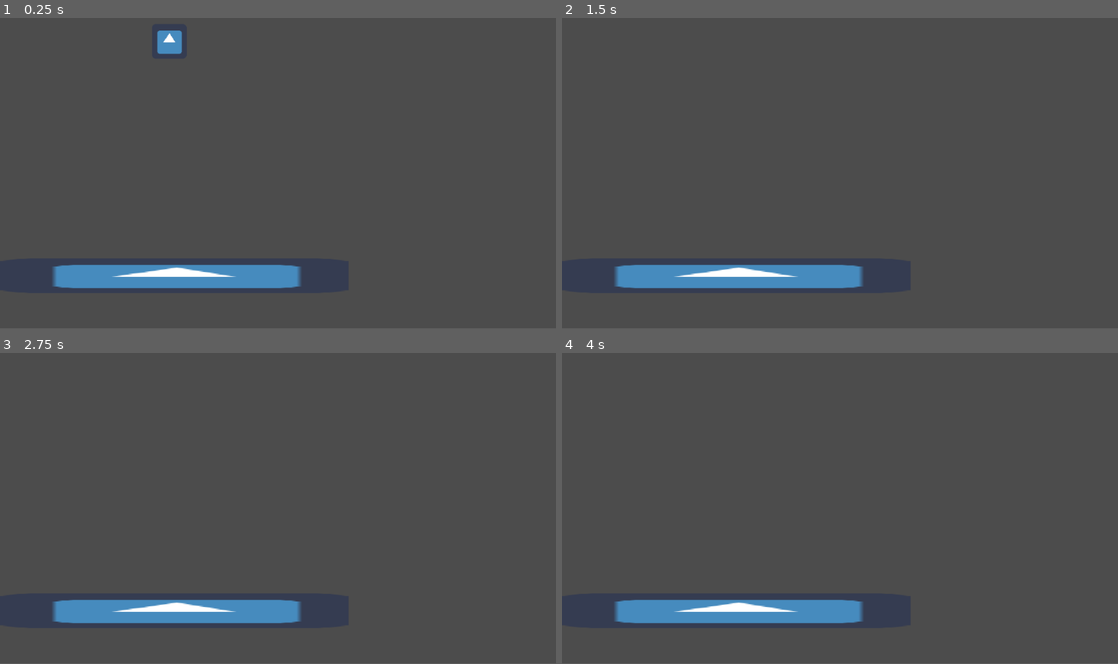
Above: before the commit, frames 1-4 (two rows, left to right).
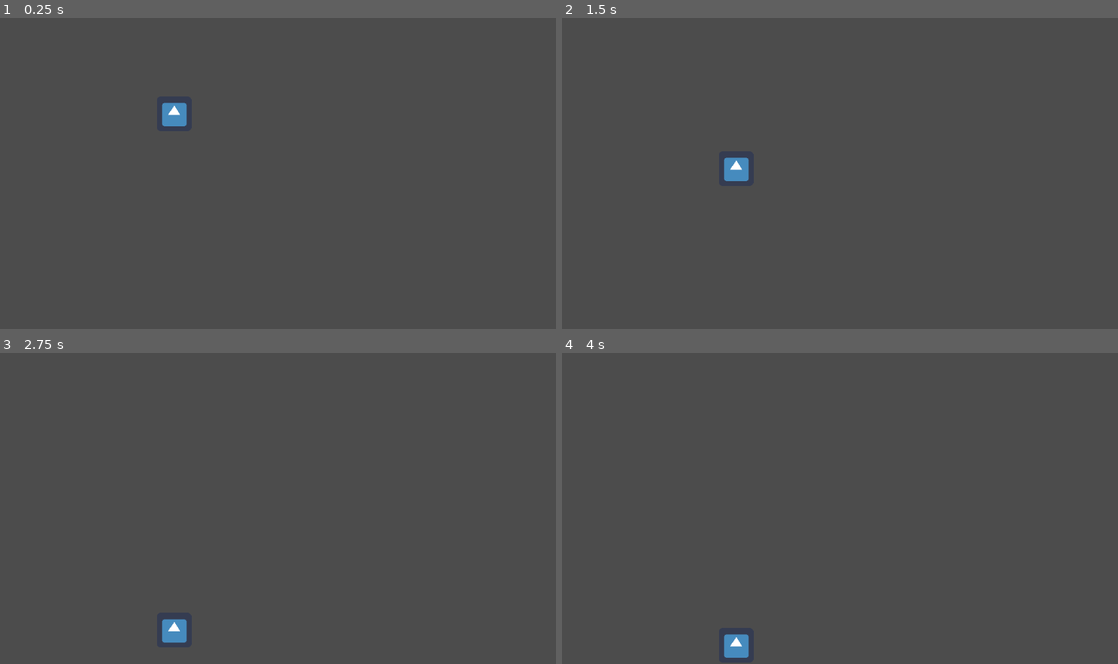
Above: after the commit, the same moments.

Repository: TimTheToad/jammy
Game: Godot game, scene res://Scene.tscn
The game is run twice, just before and just after one commit, with the same random seed, the same clock (stepped at 60 frames per second) and the same inputs. The engine's default icon, where the game draws it, is replaced by a stand-in: a white triangle on a blue panel in a dark square.
Inputs (mouse positions are in pixels of both pictures, inside the frame that each line leads up to):
- Up to frame 1 (0.25 s): no input
- Up to frame 2 (1.5 s): move the mouse to (728, 45) at 0.52 s; click (728, 45) at 0.67 s; move the mouse to (728, 182) at 1.27 s; click (728, 182) at 1.42 s
- Up to frame 3 (2.75 s): move the mouse to (333, 430) at 2.02 s; click (333, 430) at 2.17 s
- Up to frame 4 (4 s): move the mouse to (812, 564) at 2.77 s; click (812, 564) at 2.92 s; tap Enter at 3.5 s; move the mouse to (1006, 548) at 3.52 s; click (1006, 548) at 3.67 s
In our replay, the window is 800x468 before the commit and 800x469 after it. These sizes can differ from the game's own. Grey fills any space a smaller window leaves; there, only what the larger window draws over its background counts as a difference.

The runs differ from the first frame. In frame 1, 4.1% of the frame differs, in the area x 9-55%, y 4-88%; in frame 2, 3.8%; in frame 3, 3.7%; in frame 4, 3.8%.

Commit message:
Rotating object done

Diff:
--- a/Godot/Object.gd
+++ b/Godot/Object.gd
@@ -8,16 +8,19 @@
 func _input_event(viewport, event, shape_idx):
 	if event is InputEventMouseButton:
 		if event.button_index == BUTTON_LEFT and event.pressed:
+
 			emit_signal("clicked", self)
-# Called when the node enters the scene tree for the first time.
+
 func _ready():
 	pass # Replace with function body.
-
 
 func _physics_process(delta):
 	if held:
 		global_transform.origin = get_global_mouse_position()
 
+func rotate_object(value):
+	set_global_rotation(global_rotation + value * 0.1)
+	pass
 
 func pickup():
 	if held:
@@ -28,5 +31,6 @@
 func drop(impulse=Vector2.ZERO):
 	if held:
 		mode = RigidBody2D.MODE_RIGID
-		apply_central_impulse(impulse)
+
+		apply_central_impulse(impulse * 0.1)
 		held = false
--- a/Godot/Scene.tscn
+++ b/Godot/Scene.tscn
@@ -4,32 +4,73 @@
 [ext_resource path="res://Object.gd" type="Script" id=2]
 [ext_resource path="res://main.gd" type="Script" id=3]
 
+[sub_resource type="RectangleShape2D" id=1]
+extents = Vector2( 557.454, 182.915 )
+
 [sub_resource type="RectangleShape2D" id=2]
-extents = Vector2( 320.67, 31.739 )
-
-[sub_resource type="RectangleShape2D" id=1]
 extents = Vector2( 31.8774, 31.7431 )
 
 [node name="main" type="Node"]
 script = ExtResource( 3 )
 
 [node name="floor" type="StaticBody2D" parent="."]
-position = Vector2( 320.49, 502.865 )
+position = Vector2( 506.546, 779.915 )
 __meta__ = {
 "_edit_group_": true
 }
 
 [node name="Sprite" type="Sprite" parent="floor"]
+scale = Vector2( 14.0348, 1 )
+texture = ExtResource( 1 )
+
+[node name="CollisionShape2D" type="CollisionShape2D" parent="floor"]
+shape = SubResource( 1 )
+
+[node name="floor2" type="StaticBody2D" parent="."]
+position = Vector2( 499.273, -181.128 )
+__meta__ = {
+"_edit_group_": true
+}
+
+[node name="Sprite" type="Sprite" parent="floor2"]
+scale = Vector2( 14.0348, 1 )
+texture = ExtResource( 1 )
+
+[node name="CollisionShape2D" type="CollisionShape2D" parent="floor2"]
+shape = SubResource( 1 )
+
+[node name="floor3" type="StaticBody2D" parent="."]
+position = Vector2( 1201.63, 274.715 )
+rotation = 1.5708
+__meta__ = {
+"_edit_group_": true
+}
+
+[node name="Sprite" type="Sprite" parent="floor3"]
 scale = Vector2( 10.036, 1 )
 texture = ExtResource( 1 )
 
-[node name="CollisionShape2D" type="CollisionShape2D" parent="floor"]
-shape = SubResource( 2 )
+[node name="CollisionShape2D" type="CollisionShape2D" parent="floor3"]
+shape = SubResource( 1 )
+
+[node name="floor4" type="StaticBody2D" parent="."]
+position = Vector2( -182.076, 299.316 )
+rotation = 1.5708
+__meta__ = {
+"_edit_group_": true
+}
+
+[node name="Sprite" type="Sprite" parent="floor4"]
+scale = Vector2( 10.036, 1 )
+texture = ExtResource( 1 )
+
+[node name="CollisionShape2D" type="CollisionShape2D" parent="floor4"]
+shape = SubResource( 1 )
 
 [node name="cube" type="RigidBody2D" parent="." groups=[
 "pickable",
 ]]
-position = Vector2( 311.751, 67.2508 )
+position = Vector2( 320.662, 200.57 )
 input_pickable = true
 script = ExtResource( 2 )
 __meta__ = {
--- a/Godot/main.gd
+++ b/Godot/main.gd
@@ -1,6 +1,7 @@
 extends Node
 
 var held_object = null
+var lastMousePos = Vector2(0.0,0.0)
 
 func _ready():
 	for node in get_tree().get_nodes_in_group("pickable"):
@@ -12,7 +13,14 @@
 		held_object.pickup()
 
 func _unhandled_input(event):
-	if event is InputEventMouseButton and event.button_index == BUTTON_LEFT:
-		if held_object and !event.pressed:
-			held_object.drop(Input.get_last_mouse_speed())
-			held_object = null
+	if event is InputEventMouseButton:
+		if event.button_index == BUTTON_LEFT:
+			if held_object and !event.pressed: #Object is released
+				held_object.drop(Input.get_last_mouse_speed())
+				held_object = null
+		if event.button_index == BUTTON_WHEEL_UP: #Object is held and scrolling up
+			print("scrolling UP")
+			held_object.rotate_object(1)
+		if event.button_index == BUTTON_WHEEL_DOWN: #Object is held and scrolling down
+			print("scrolling DOWN")
+			held_object.rotate_object(-1)
--- a/Godot/project.godot
+++ b/Godot/project.godot
@@ -14,6 +14,10 @@
 run/main_scene="res://Scene.tscn"
 config/icon="res://icon.png"
 
+[display]
+
+window/stretch/mode="2d"
+
 [physics]
 
 common/enable_pause_aware_picking=true
Not shown: 1 places in Godot/Scene.tscn that only renumber resources
